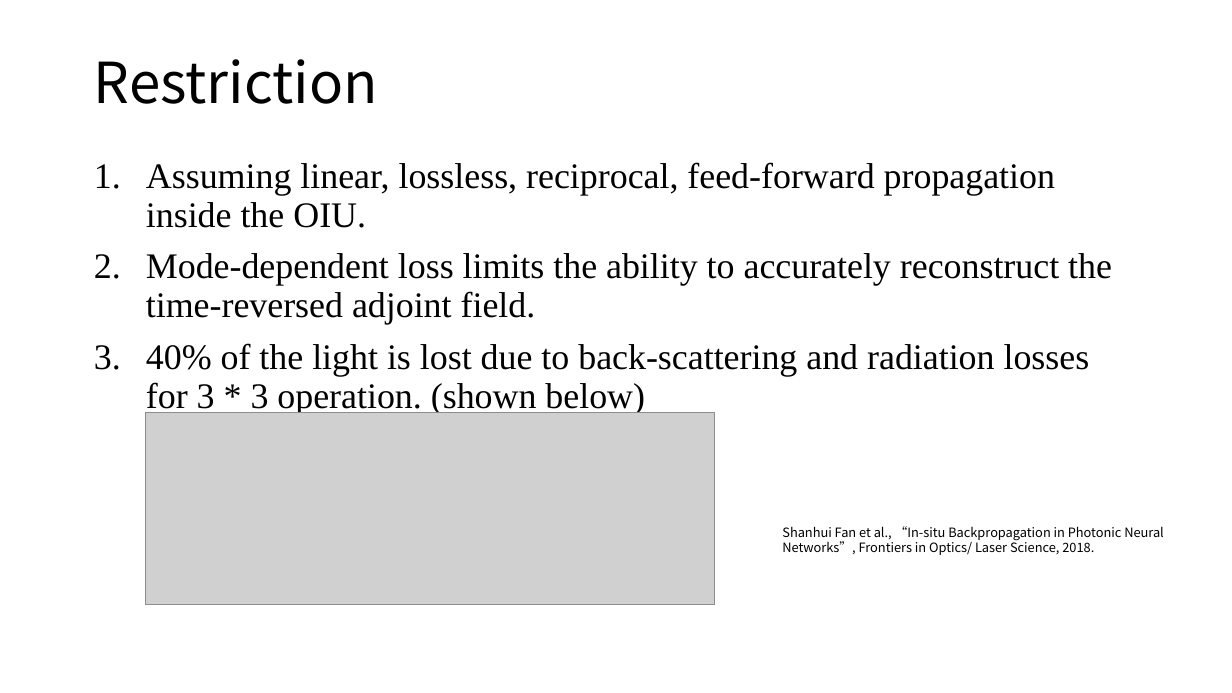
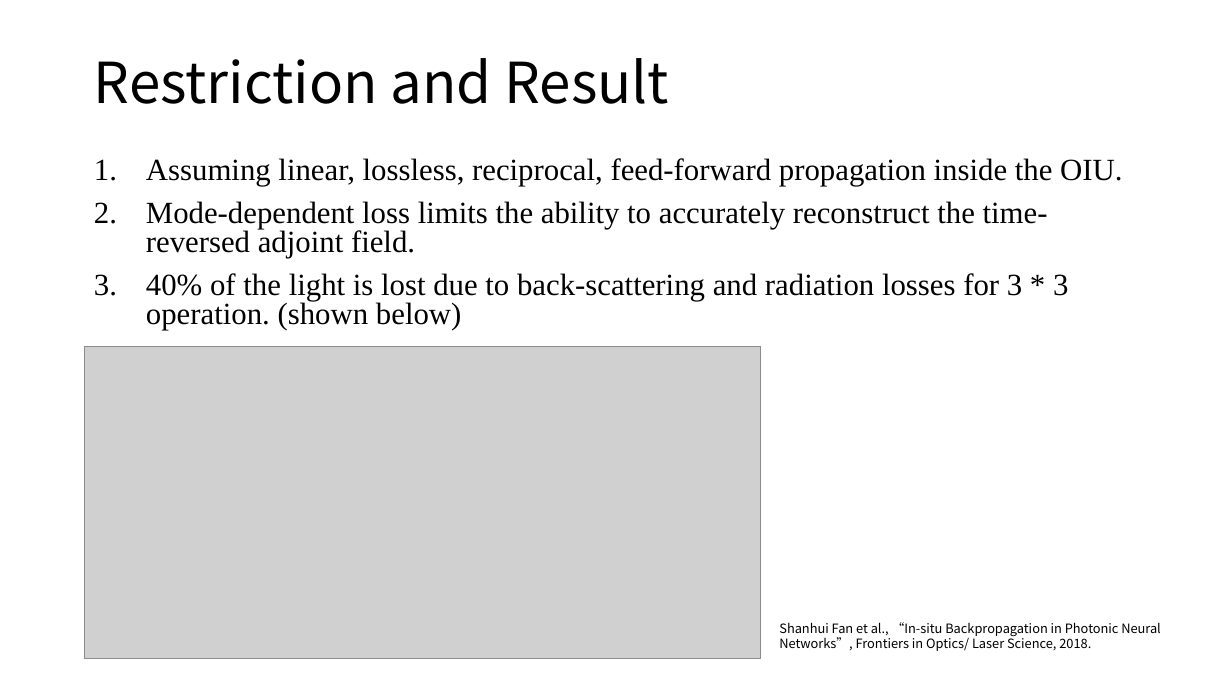
Before and after one commit to lucaschang95/DiscussionWithLin, a slide deck: slide 11 of 20190918 - 光芯片深度学习调研.pptx. Drawn at 1232x693 pixels with LibreOffice and Linux fonts; fonts in the diff are those of the drawing; grey boxes stand for pictures. Boxes give left, top, right and bottom in pixels: in the first picture for what was removed or moved away, otherwise in the second. Text is boxed around its words. In the diff, an @@ line names an element or a change of style, - is before the commit and + after.

```diff
--- a/20190918 - 光芯片深度学习调研.pptx
+++ b/20190918 - 光芯片深度学习调研.pptx
@@ title at bbox=[94, 58, 670, 104]: text changed @@
-Restriction
+Restriction and Result
@@ text "Assuming linear, lossless, reciprocal, feed-forward ..." at bbox=[146, 158, 1122, 330]: size 28 to 24 pt; line spacing 0.9 to 0.8 @@
@@ picture: place and size @@
-picture at bbox=[145, 413, 714, 605]
+picture at bbox=[85, 347, 762, 659]
@@ text "Shanhui Fan et al., “In-situ ...": place and size @@
-text "Shanhui Fan et al., “In-situ ..." at bbox=[782, 526, 1164, 555]
+text "Shanhui Fan et al., “In-situ ..." at bbox=[779, 622, 1161, 651]
```
Also in this commit, not shown: 10 other slides changed, 2 slides added, 3 slides removed.
